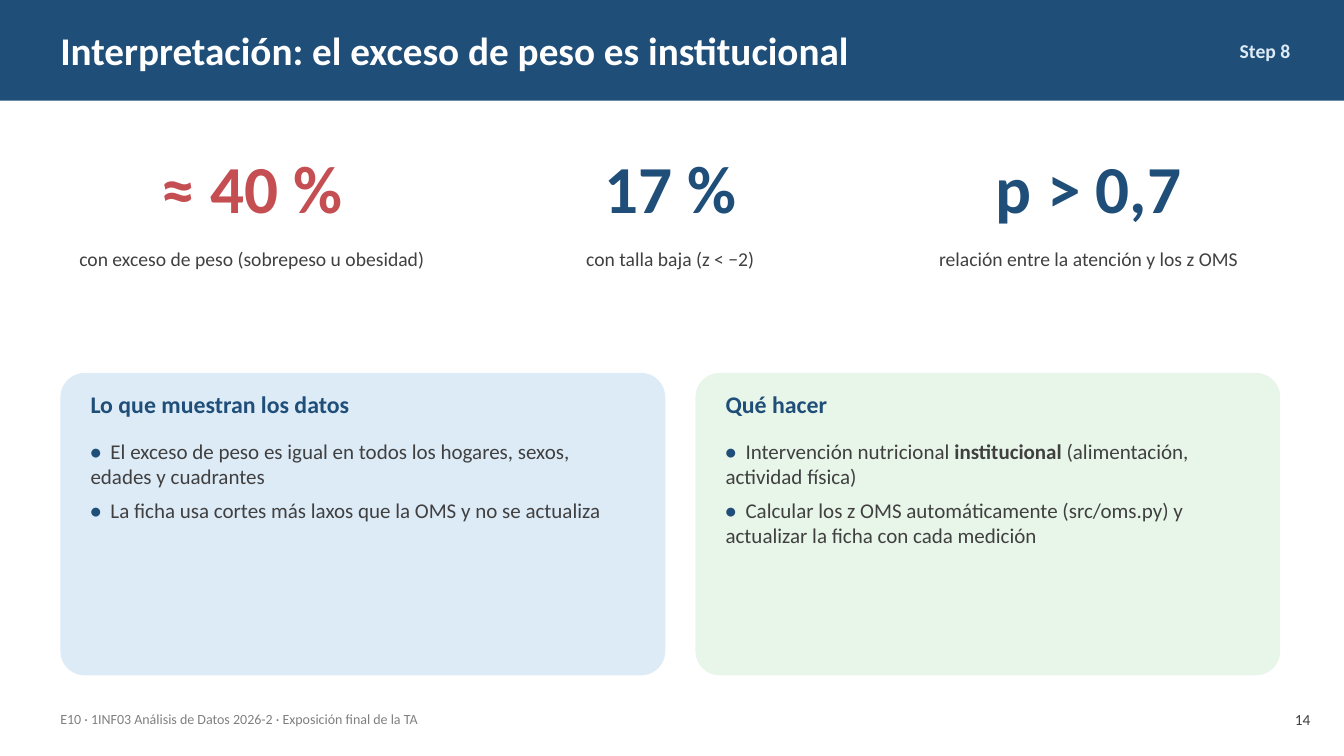
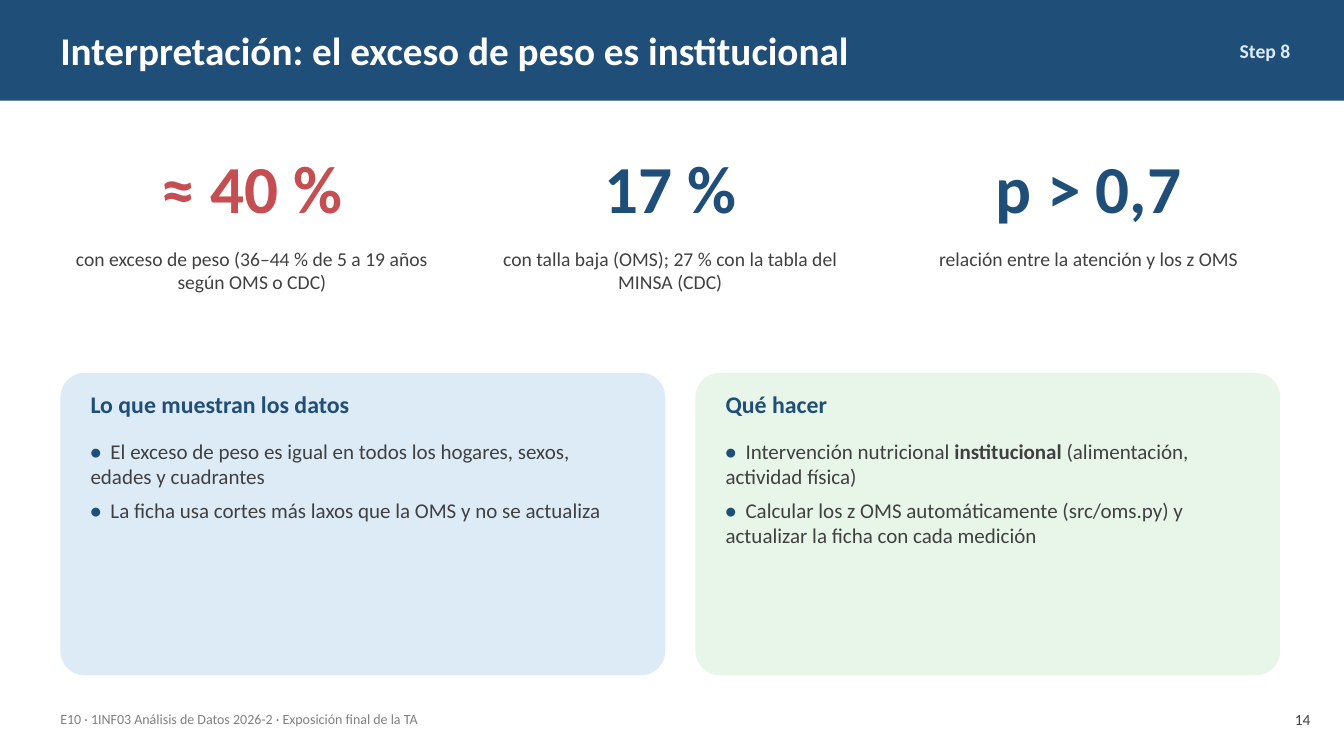
Before and after one commit to AlejandroHancco/TA_Analisis_Datos, a slide deck: slide 14 of entregables/Presentacion_Final_TA_E10.pptx. Drawn at 1344x756 pixels with LibreOffice and Linux fonts; fonts in the diff are those of the drawing. Boxes give left, top, right and bottom in pixels: in the first picture for what was removed or moved away, otherwise in the second. Text is boxed around its words. In the diff, an @@ line names an element or a change of style, - is before the commit and + after.

Commit message:
Sensibilidad a la referencia de crecimiento: OMS 2007 vs CDC 2000 (MINSA/INS)
- src/cdc.py y tablas LMS oficiales del CDC 2000 (cdc_lms/)
- Step4 §7b: comparación de ambas referencias con la clasificación anotada
- Informe: figuras restauradas (se perdían al convertir decimales) y sección de referencia
- Presentación, ficha técnica y README con las prevalencias como rango

```diff
--- a/entregables/Presentacion_Final_TA_E10.pptx
+++ b/entregables/Presentacion_Final_TA_E10.pptx
@@ text at [76, 252, 428, 293]: text changed @@
-con exceso de peso (sobrepeso u obesidad)
+con exceso de peso (36–44 % de 5 a 19 años según OMS o CDC)
@@ text at [503, 252, 837, 292]: text changed @@
-con talla baja (z < −2)
+con talla baja (OMS); 27 % con la tabla del MINSA (CDC)
```
Also in this commit, not shown: 3 other slides changed, 20 other files.
